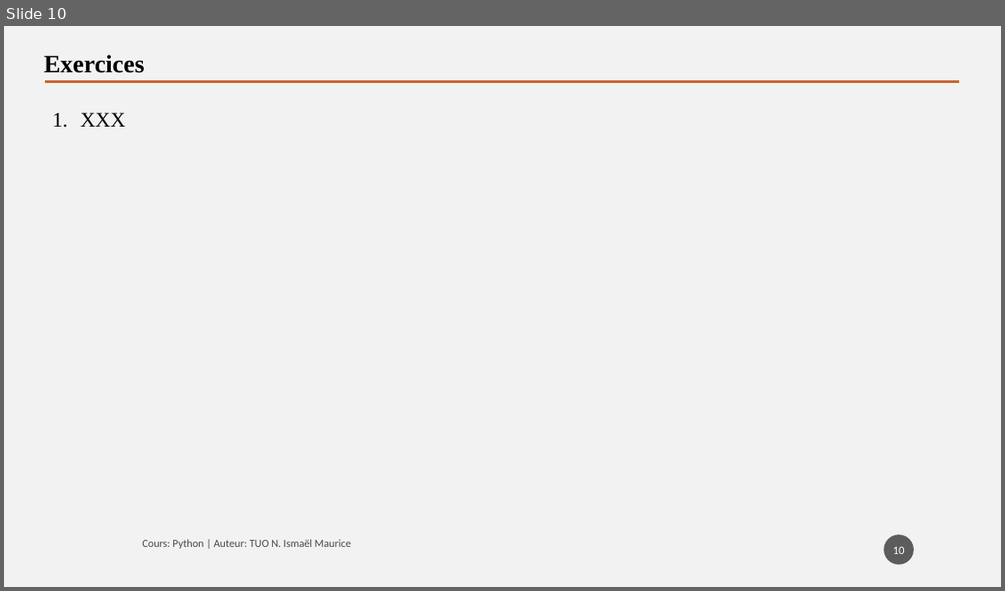
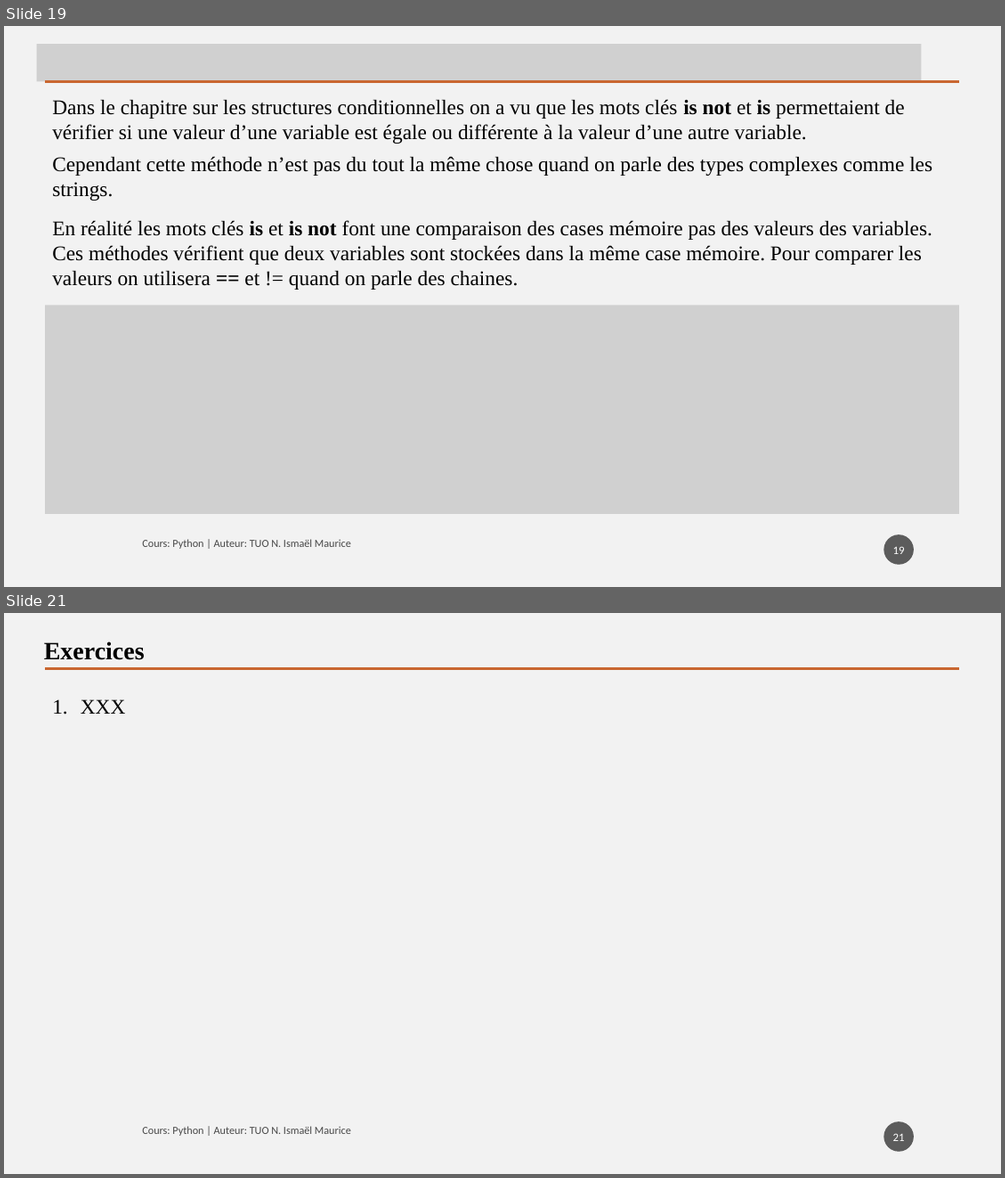
Before and after one commit to tisma95/cours-python, a slide deck: source/Chapitre 8 - Les chaines de caractères.pptx. Shown one above the other, each under a label of ours: slide 10 before the commit, slides 19 and 21 after it; the slides between them are not shown. The pictures are 1005x591 and 1005x1178 pixels, drawn with LibreOffice and Linux fonts; fonts in the diff are those of the drawing; grey boxes stand for pictures. Boxes give left, top, right and bottom in pixels: in the first picture for what was removed or moved away, otherwise in the second. Text is boxed around its words. In the diff, an @@ line names an element or a change of style, - is before the commit and + after.

Commit message:
Feat(chp8): Rédaction du chapitre 8

```diff
--- a/source/Chapitre 8 - Les chaines de caractères.pptx
+++ b/source/Chapitre 8 - Les chaines de caractères.pptx
@@ slide 19 added at [4, 26, 1001, 587], background #F2F2F2 @@
@@ picture added at [36, 44, 921, 81] @@
@@ line added from (45, 81) to (959, 81), #C96731 2.5 pt @@
@@ text added at [52, 99, 905, 143], 20 pt, text #000000 @@
+Dans le chapitre sur les structures conditionnelles on a vu que les mots clés is not et is permettaient de vérifier si une valeur d’une variable est égale ou différente à la valeur d’une autre variable.
@@ text added at [52, 156, 932, 200], 20 pt, text #000000 @@
+Cependant cette méthode n’est pas du tout la même chose quand on parle des types complexes comme les strings.
@@ text added at [52, 220, 932, 289], 20 pt, text #000000 @@
+En réalité les mots clés is et is not font une comparaison des cases mémoire pas des valeurs des variables. Ces méthodes vérifient que deux variables sont stockées dans la même case mémoire. Pour comparer les valeurs on utilisera == et != quand on parle des chaines.
@@ picture added at [45, 305, 959, 514] @@
@@ text added at [142, 539, 351, 548], 10.5 pt, text #000000 at 70% opacity @@
+Cours: Python | Auteur: TUO N. Ismaël Maurice
@@ page number added at [884, 534, 914, 564], fill #1D1D1D at 70% opacity, 11 pt, text #FFFFFF @@
+19
@@ what was slide 10 is now slide 21 @@
@@ page number at [893, 1133, 905, 1141]: text changed @@
-10
+21
```
Also in this commit, not shown: 8 slides changed, 10 other slides added, 10 other files.
